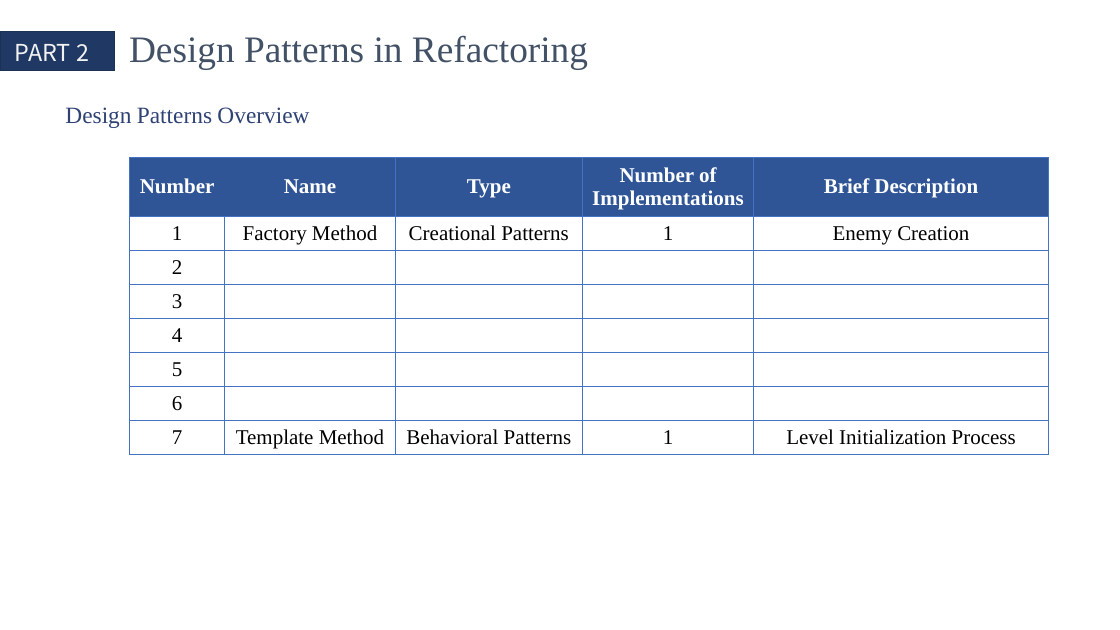
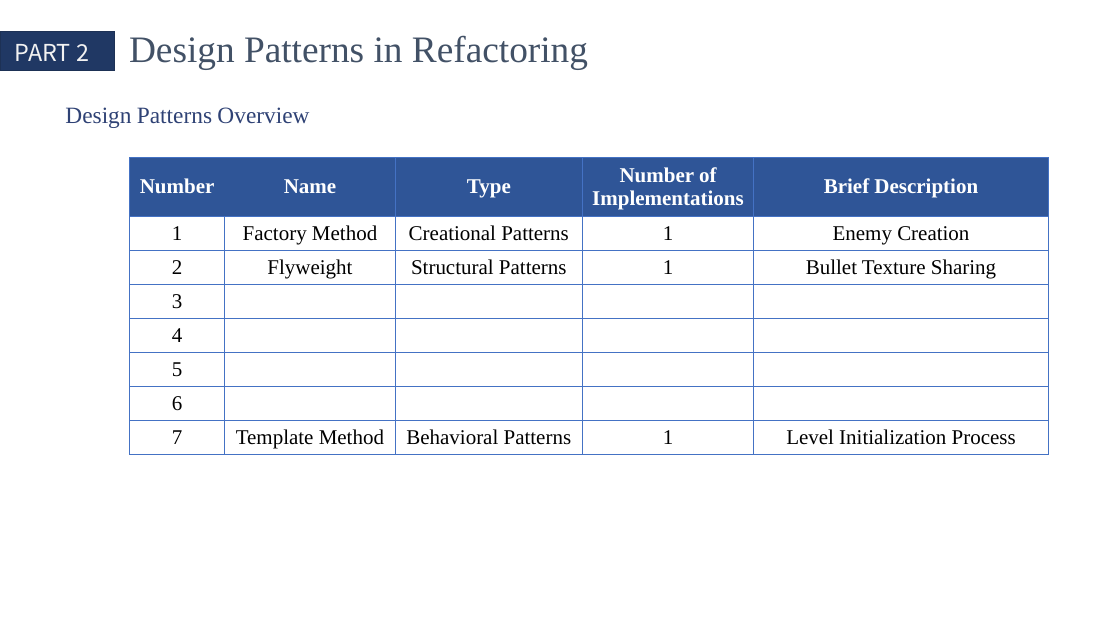
Before and after one commit to QinCheng0928/Cocos2d, a slide deck: slide 5 of 文档/DesignPattern.pptx. Drawn at 1120x630 pixels with LibreOffice and Linux fonts; fonts in the diff are those of the drawing. Boxes give left, top, right and bottom in pixels: in the first picture for what was removed or moved away, otherwise in the second. Text is boxed around its words. In the diff, an @@ line names an element or a change of style, - is before the commit and + after.

```diff
--- a/文档/DesignPattern.pptx
+++ b/文档/DesignPattern.pptx
@@ table at bbox=[129, 157, 1049, 455] @@
-row 3: 2 |  |  |  | 
+row 3: 2 | Flyweight | Structural Patterns | 1 | Bullet Texture Sharing
```
Also in this commit, not shown: 4 other slides changed, 1 slide added, 10 other files.
